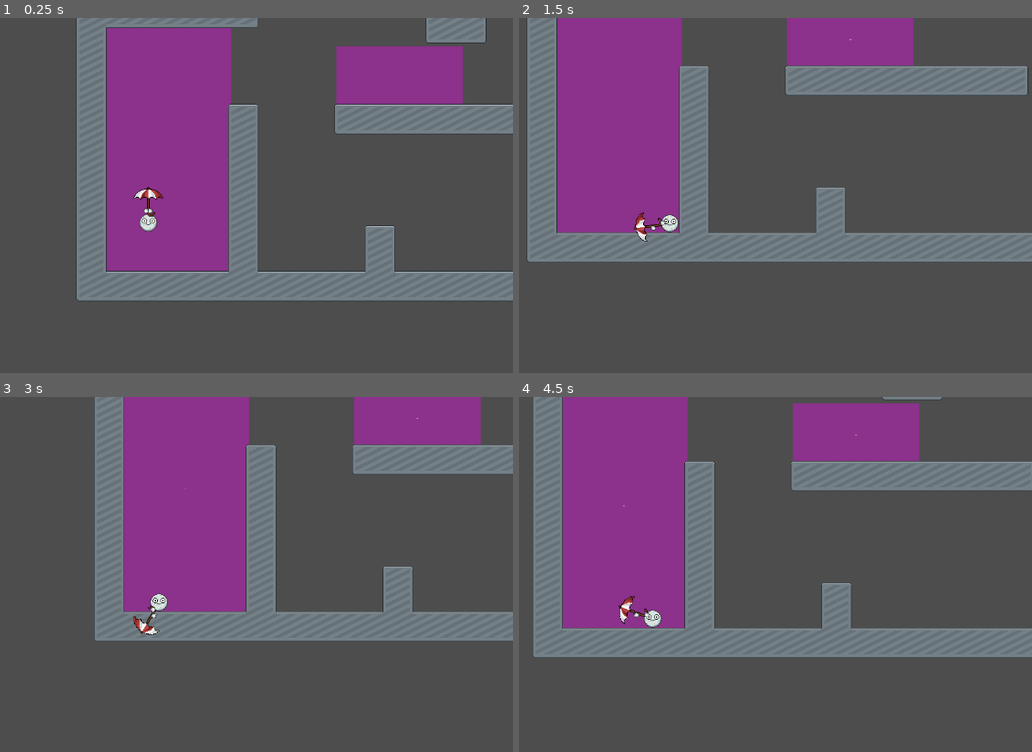
Above: before the commit, frames 1-4 (two rows, left to right).
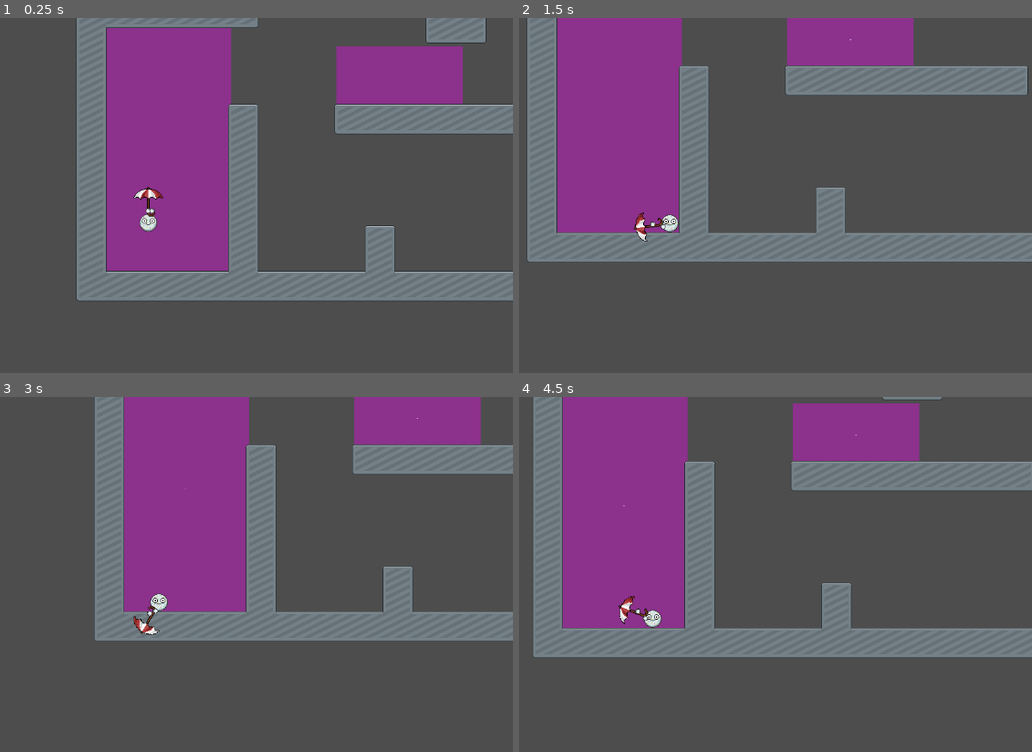
Above: after the commit, the same moments.

Repository: AnJ95/shiny-umbrella
Game: Godot game, scene res://scenes/tilemap/tilemap_test.tscn
Same seed, same stepped clock (60 frames per second), same inputs: the game is played once before the commit and once after it.
Inputs (mouse positions are in pixels of both pictures, inside the frame that each line leads up to):
- Up to frame 1 (0.25 s): no input
- Up to frame 2 (1.5 s): tap Enter at 0.5 s; move the mouse to (826, 202) at 0.52 s; press the mouse at (826, 202) at 0.53 s; hold D (right) from 0.53 s (still down); tap W (up) at 0.77 s; move the mouse to (519, 241) at 1.27 s; release the mouse at (519, 241) at 1.28 s; click (519, 241) at 1.35 s
- Up to frame 3 (3 s): tap W (up) at 1.52 s; move the mouse to (220, 510) at 2.02 s; release D (right) at 2.03 s; press the mouse at (220, 510) at 2.03 s; hold A (left) 2.03-2.78 s; move the mouse to (112, 684) at 2.77 s; release the mouse at (112, 684) at 2.78 s; hold D (right) from 2.78 s (still down); click (112, 684) at 2.85 s
- Up to frame 4 (4.5 s): tap W (up) at 3.02, 3.77 s; move the mouse to (888, 663) at 3.52 s; press the mouse at (888, 663) at 3.53 s; move the mouse to (outside the picture) at 4.27 s; release D (right) at 4.28 s; release the mouse at (outside the picture) at 4.28 s; hold A (left) from 4.28 s (still down); click (outside the picture) at 4.35 s

The runs differ from the first frame. In frame 1, less than 0.1% of the frame differs, in the area x 28-31%, y 53-56%; in frame 2, less than 0.1%; in frame 3, less than 0.1%; in frame 4, less than 0.1%, in the area x 22-26%, y 59-64%.

Commit message:
even better hand movement

Diff:
--- a/scenes/player/player.gd
+++ b/scenes/player/player.gd
@@ -127,13 +127,12 @@
 	$umbrella.rotation_degrees = umbrella_angle
 	umbrella_direction = (get_global_mouse_position() - self.position).normalized()
 
-	# simple hand movement. will be replaced
-	# $right_hand.rotation_degrees = umbrella_angle
-	# $left_hand.rotation_degrees = umbrella_angle
-
 	# hand movement
 	$umbrella/hands/left_hand.position.x = 11 + (cos($umbrella.rotation) + 1) * 8
 	$umbrella/hands/right_hand.position.x = 27 - (cos($umbrella.rotation) + 1) * 8
+
+	$umbrella/hands/left_hand.position.y = -3 + (cos($umbrella.rotation) + 1) * 3
+	$umbrella/hands/right_hand.position.y = 3 + (cos($umbrella.rotation) + 1) * 3
 
 	if Input.is_action_pressed("close_umbrella"):
 		umbrella_open = false
--- a/scenes/player/player.tscn
+++ b/scenes/player/player.tscn
@@ -184,9 +184,9 @@
 [node name="hands" type="Node2D" parent="umbrella"]
 
 [node name="left_hand" type="AnimatedSprite2D" parent="umbrella/hands"]
-position = Vector2(11, 3)
+position = Vector2(11, -3)
 sprite_frames = SubResource("SpriteFrames_cx0go")
 
 [node name="right_hand" type="AnimatedSprite2D" parent="umbrella/hands"]
-position = Vector2(27, -3)
+position = Vector2(27, 3)
 sprite_frames = SubResource("SpriteFrames_m0m6d")
